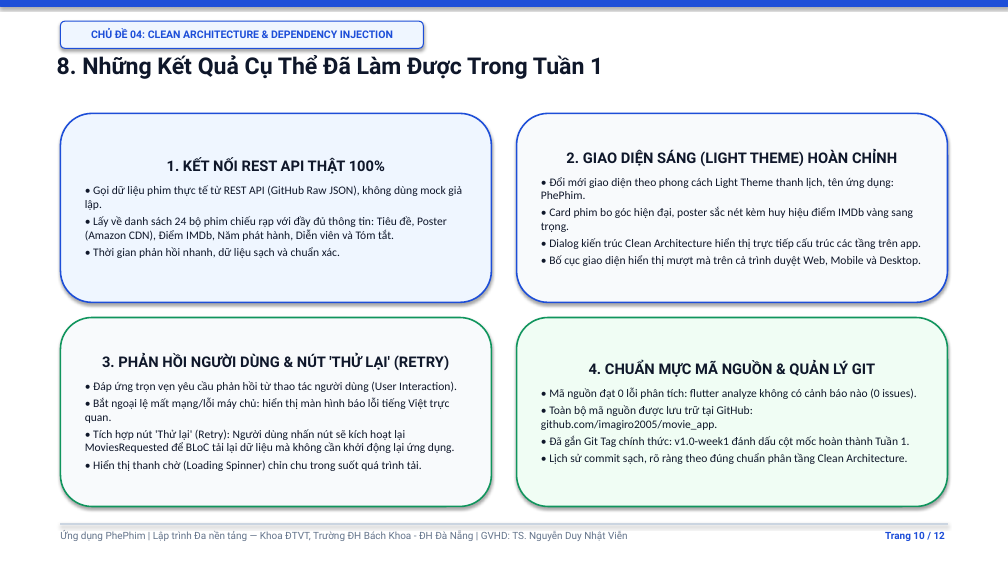
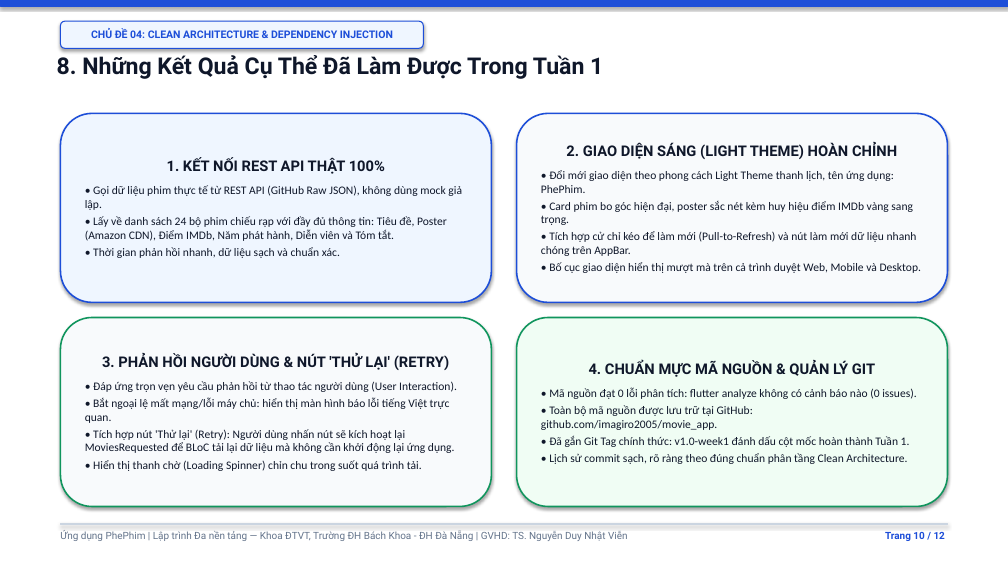
Before and after one commit to imagiro2005/movie_app, a slide deck: slide 10 of BaoCao_Chude04_CleanArchitecture_DI.pptx. Drawn at 1008x567 pixels with LibreOffice and Linux fonts; fonts in the diff are those of the drawing. Boxes give left, top, right and bottom in pixels: in the first picture for what was removed or moved away, otherwise in the second. Text is boxed around its words. In the diff, an @@ line names an element or a change of style, - is before the commit and + after.

Commit message:
feat(ui): remove architecture info dialog and sync presentation slides

```diff
--- a/BaoCao_Chude04_CleanArchitecture_DI.pptx
+++ b/BaoCao_Chude04_CleanArchitecture_DI.pptx
@@ text in rounded rectangle at (x1=541, y1=231, x2=917, y2=256): text changed @@
-• Dialog kiến trúc Clean Architecture hiển thị trực tiếp cấu trúc các tầng trên app.
+• Tích hợp cử chỉ kéo để làm mới (Pull-to-Refresh) và nút làm mới dữ liệu nhanh chóng trên AppBar.
```
Also in this commit, not shown: 1 other slide changed, 2 other files.
